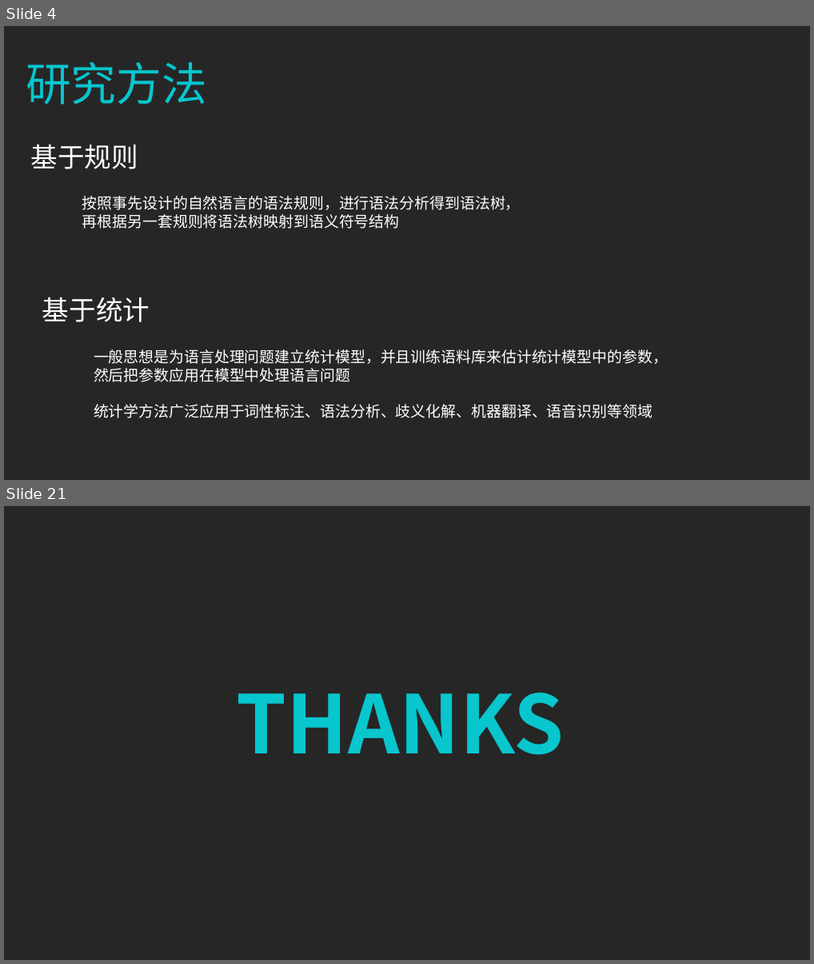
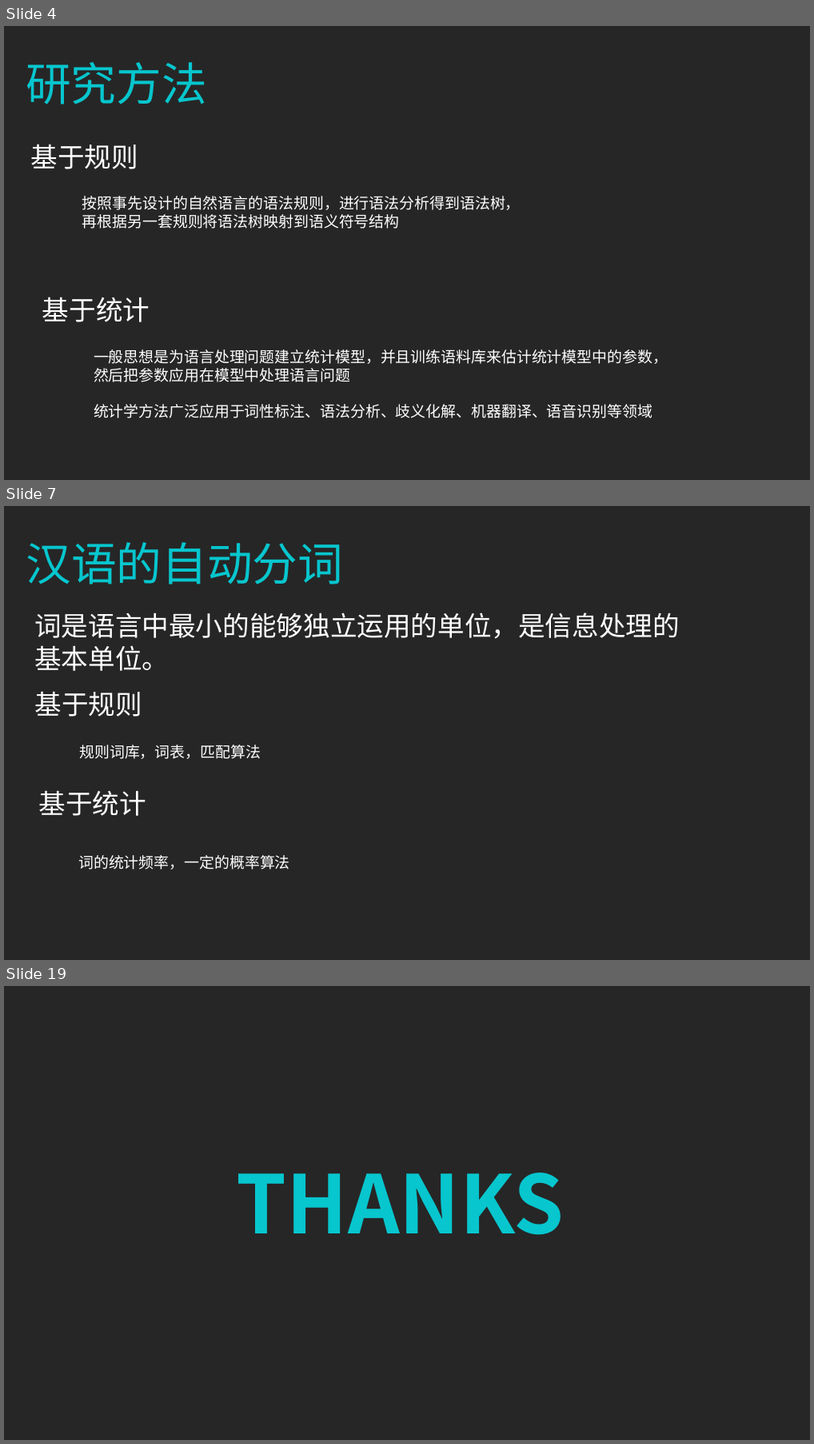
Before and after one commit to zhazhaxia/koa-project, a slide deck: routers/nlp/NLP分词.ppt. Shown one above the other, each under a label of ours: slides 4 and 21 before the commit, slides 4, 7 and 19 after it; the slides between them are not shown. The pictures are 814x964 and 814x1444 pixels, drawn with LibreOffice and Linux fonts; fonts in the diff are those of the drawing. Boxes give left, top, right and bottom in pixels: in the first picture for what was removed or moved away, otherwise in the second. Text is boxed around its words. In the diff, an @@ line names an element or a change of style, - is before the commit and + after.

```diff
--- a/routers/nlp/NLP分词.ppt
+++ b/routers/nlp/NLP分词.ppt
@@ slide 7 added at bbox=[4, 506, 810, 960], background #262626 @@
@@ text added at bbox=[26, 542, 343, 584], 54 pt, text #07C6CE @@
+汉语的自动分词
@@ text added at bbox=[34, 612, 680, 671], 32 pt, text #FFFEFE @@
+词是语言中最小的能够独立运用的单位，是信息处理的
+基本单位。
@@ text added at bbox=[34, 691, 142, 716], 32 pt, text #FFFFFF @@
+基于规则
@@ text added at bbox=[79, 744, 261, 759], 18 pt, text #FFFFFF @@
+规则词库，词表，匹配算法
@@ text added at bbox=[39, 790, 146, 816], 32 pt, text #FFFFFF @@
+基于统计
@@ text added at bbox=[78, 855, 290, 869], 18 pt, text #FFFFFF @@
+词的统计频率，一定的概率算法
@@ what was slide 21 is now slide 19 @@
```
Also in this commit, not shown: 13 other slides added, 16 slides removed, 1 other file.
